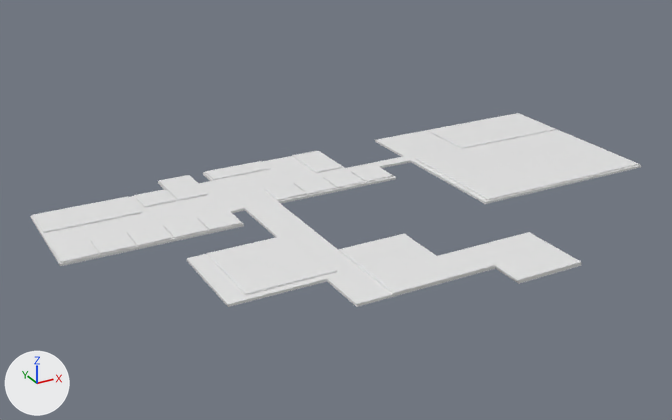
Two versions of the glTF model public/models/schoolmap_2F.glb, one commit apart.
Camera for both pictures: a 50 mm camera at (-8.98, -14.74, 7.93) aimed at (-0.21, 1.2, -0.05). The lights are fixed; the arrows at lower left show +X, +Y and +Z. The picture after the commit comes second. Where no turn or scale is listed for an object, it has been applied to the vertices.

Script lines for the objects in view, before the commit:
```python
me_平面_011 = bpy.data.meshes.new('平面.011')
me_平面_011.from_pydata(...)  # 72 vertices, 136 faces; spans x -5.65..7.77, y -4.85..3.01, z -0.03..0.03
me_平面_019 = bpy.data.meshes.new('平面.019')
me_平面_019.from_pydata(...)  # a box spanning x -0.351..0.351, y -0.351..0.351, z -0.015..0.015
me_平面_078 = bpy.data.meshes.new('平面.078')
me_平面_078.from_pydata(...)  # a box spanning x -1.52..1.52, y -0.79..0.79, z -0.02..0.02
ob_201 = bpy.data.objects.new('201', me_平面_019)
ob_201.location = (-5.61, 1.83, -0.02)
ob_2f = bpy.data.objects.new('2F', me_平面_011)
ob_2f.location = (-0.33, 1.61, -0.06)
ob_sub = bpy.data.objects.new('sub', me_平面_078)
ob_sub.location = (5.88, 3.76, -0.02)
# also in view: '202' at (-4.86, 1.83, -0.02); '212' at (-1.14, 4.29, -0.02); '203' at (-4.12, 1.83, -0.02); '214' at (-2.65, 3.89, -0.02); '225-2F' at (-2.5, -0.42, -0.02)
```
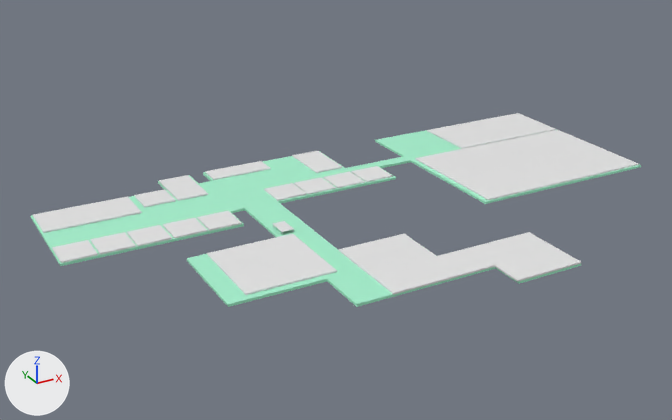
Edits to the bpy script that builds the scene:
```text
Add mat_マテリアル_001:
    mat_マテリアル_001 = principled_material('マテリアル.001')
    mat_マテリアル_001.base_color = (0.386, 0.896, 0.631)  # green #a7f3d0
Change me_平面_011:
    where me_平面_011.from_pydata(...)  # 72 vertices, 136 faces; spans x -5.65..7.77, y -4.85..3.01, z -0.03..0.03
    add me_平面_011.materials.append(mat_マテリアル_001)  # green #a7f3d0
Add me_立方体_018:
    me_立方体_018.from_pydata(...)  # 40 vertices, 60 faces; spans x -1.0..1.0, y -1.0..1.0, z -1.0..27.3
Add ob_table200:
    ob_table200 = bpy.data.objects.new('table200', me_立方体_018)
    ob_table200.location = (-1.64, 0.83, 0.03)
    ob_table200.rotation_euler = (0.0, 0.0, 1.571)  # degrees (0, 0, 90)
    ob_table200.scale = (-0.227, -0.137, -0.00235)
```

Location of each change, (x1, y1, x2, y2) in pixels of the pictures (672 x 420 px):
'2F', recoloured
    both: (31, 130, 641, 307)
'table200', added
    after: (273, 221, 294, 234)
